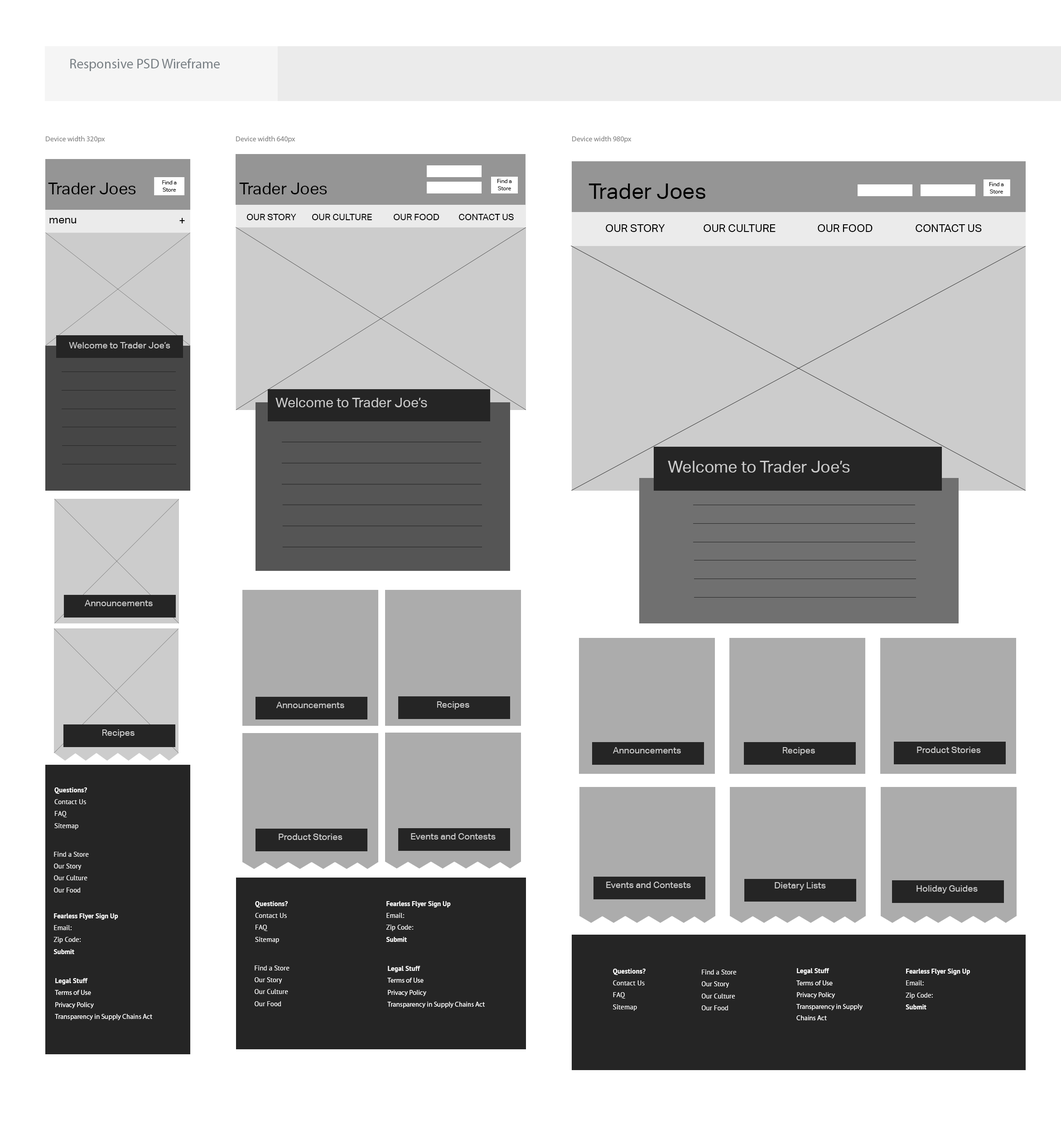
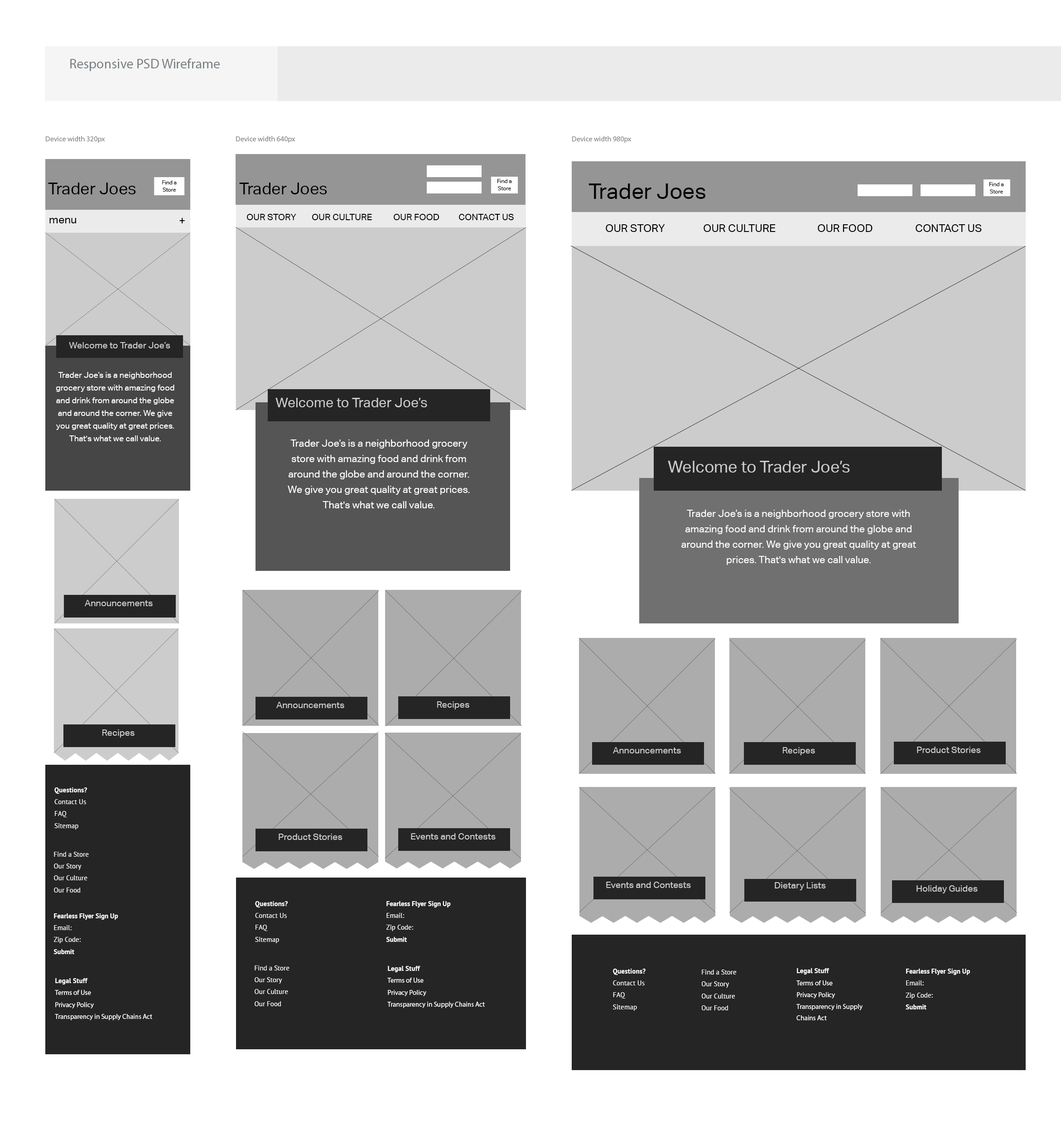
Comparing the layer stacks of the two 1061x1134 images. Changes:
removed layer "About 2" from group "About" over [693, 504, 917, 598]
added layer "Shape 1 copy 11" (1st of 2, in "980px" › "card6") in group "card6" over [880, 787, 1018, 913]
added layer "Shape 1 copy 11" (2nd of 2, in "980px" › "card6") in group "card6" over [880, 787, 1018, 913]
added layer "Shape 1 copy 8" (1st of 2, in "980px" › "card5") in group "card5" over [729, 787, 866, 914]
added layer "Shape 1 copy 8" (2nd of 2, in "980px" › "card5") in group "card5" over [729, 787, 866, 914]
added layer "Shape 1 copy 9" (1st of 2, in "980px" › "card3") in group "card3" over [880, 638, 1018, 774]
added layer "Shape 1 copy 9" (2nd of 2, in "980px" › "card3") in group "card3" over [880, 638, 1018, 774]
added layer "Shape 1 copy 10" (1st of 2, in "980px" › "card2") in group "card2" over [729, 639, 866, 774]
added layer "Shape 1 copy 10" (2nd of 2, in "980px" › "card2") in group "card2" over [729, 639, 866, 774]
added layer "Shape 1 copy 7" (1st of 2, in "980px" › "card1") in group "card1" over [579, 637, 716, 774]
added layer "Shape 1 copy 7" (2nd of 2, in "980px" › "card1") in group "card1" over [579, 637, 716, 774]
removed layer "About 1" (1st of 2, in "640px" › "About") from group "About" over [281, 441, 483, 548]
added layer "Shape 1 copy 6" (1st of 2, in "640px" › "card4") in group "card4" over [384, 733, 522, 859]
added layer "Shape 1 copy 6" (2nd of 2, in "640px" › "card4") in group "card4" over [384, 733, 522, 859]
added layer "Shape 1 copy 2" (1st of 2, in "640px" › "card2") in group "card2" over [385, 590, 522, 727]
added layer "Shape 1 copy 2" (2nd of 2, in "640px" › "card2") in group "card2" over [385, 590, 522, 727]
added layer "Shape 1 copy 3" in group "card1" over [242, 589, 380, 726]
added layer "Shape 1 copy 4" in group "card1" over [242, 589, 380, 726]
…and 8 more changes (7 added, 1 removed)
